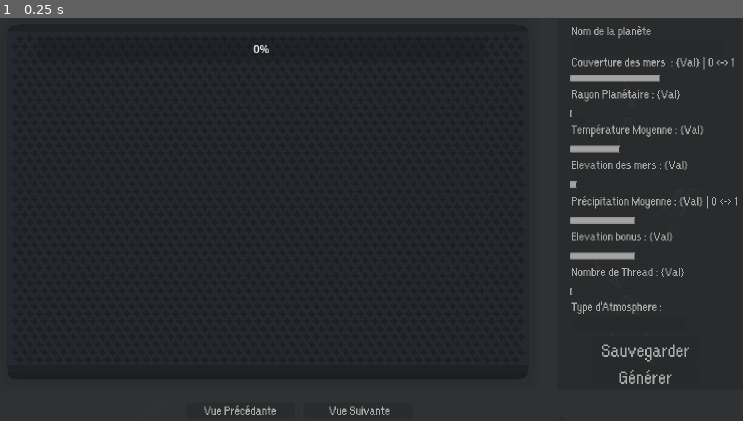
Above: before the commit, frame 1.
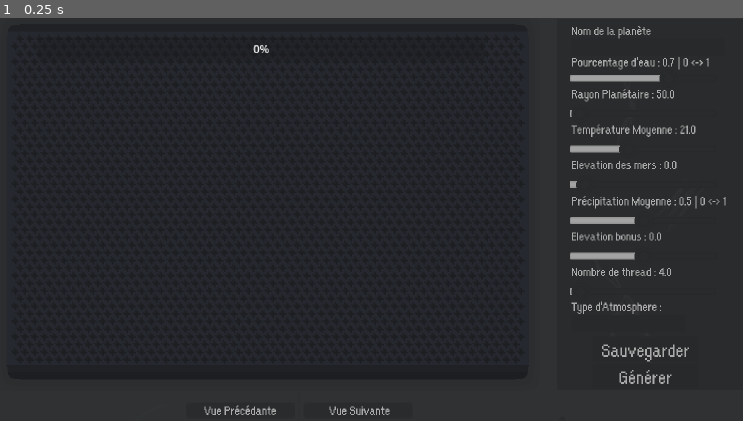
Above: after the commit, the same moment.

Repository: Jujedie/PlanetGenerator
Game: Godot game, scene res://data/scn/master.tscn
Same seed, same stepped clock (60 frames per second), same inputs: the game is played once before the commit and once after it.
Inputs:
- Up to frame 1 (0.25 s): no input

The runs differ from the first frame. In frame 1, 0.6% of the frame differs, in the area x 76-100%, y 9-65%.
Error before the commit: Parse Error: Could not parse global class "PlanetGenerator" from "res://src/planetGenerator.gd". (res://src/master.gd:3)

Commit message:
Mise à jour des couleurs d'élévation pour un rendu visuel amélioré et ajustement de la plage de bruit dans le calcul de l'élévation.

Diff:
--- a/src/enum.gd
+++ b/src/enum.gd
@@ -40,13 +40,13 @@
 
 # Définition des couleurs pour les élévations
 var COULEURS_ELEVATIONS = {
-	-ALTITUDE_MAX: Color.hex(0x005cb8FF),
-	-20000: Color.hex(0x0066ccFF),
-	-8000: Color.hex(0x006bd6FF),
-	-4000: Color.hex(0x0070e0FF),
-	-2000: Color.hex(0x148affFF),
-	-1500: Color.hex(0x2491ffFF),
-	-1000: Color.hex(0x2e96ffFF),
+	-ALTITUDE_MAX: Color.hex(0x2491ffbFF),
+	-20000: Color.hex(0x2994ffFF),
+	-8000: Color.hex(0x2e96ffFF),
+	-4000: Color.hex(0x3399ffFF),
+	-2000: Color.hex(0x389cffFF),
+	-1500: Color.hex(0x3d9effFF),
+	-1000: Color.hex(0x42a1ffFF),
 	-500: Color.hex(0x4da6ffFF),
 	-400: Color.hex(0x57abffFF),
 	-300: Color.hex(0x61b0ffFF),
--- a/src/planetGenerator.gd
+++ b/src/planetGenerator.gd
@@ -207,7 +207,7 @@
 		var value3 = clamp(noise3.get_noise_2d(float(x), float(y)), 0.0, 1.0)
 		elevation = elevation + ceil(value3 * Enum.ALTITUDE_MAX)
 	elif elevation <= -600:
-		var value3 = clamp(noise3.get_noise_2d(float(x), float(y)), 0.0, 1.0)
+		var value3 = clamp(noise3.get_noise_2d(float(x), float(y)), -1.0, 0.0)
 		elevation = elevation + ceil(value3 * Enum.ALTITUDE_MAX)
 
 	var color = Enum.getElevationColor(elevation)
@@ -576,9 +576,3 @@
 		dir.remove(file_name)
 		file_name = dir.get_next()
 	dir.list_dir_end()
-
-func get_wrapped_noise_2d(noise: FastNoiseLite, x: int, y: int, width: int, height: int) -> float:
-    var angle = float(x) / float(width) * PI * 2.0
-    var nx = cos(angle)
-    var ny = sin(angle)
-    return noise.get_noise_3d(nx, ny, float(y) / float(height))
